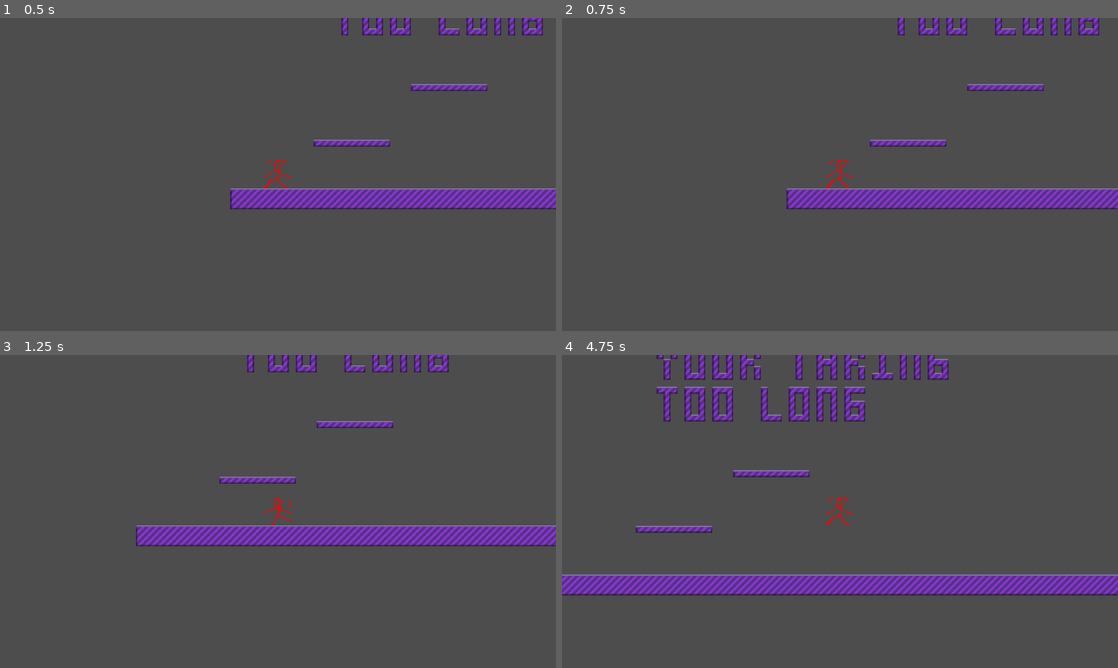
Above: before the commit, frames 1-4 (two rows, left to right).
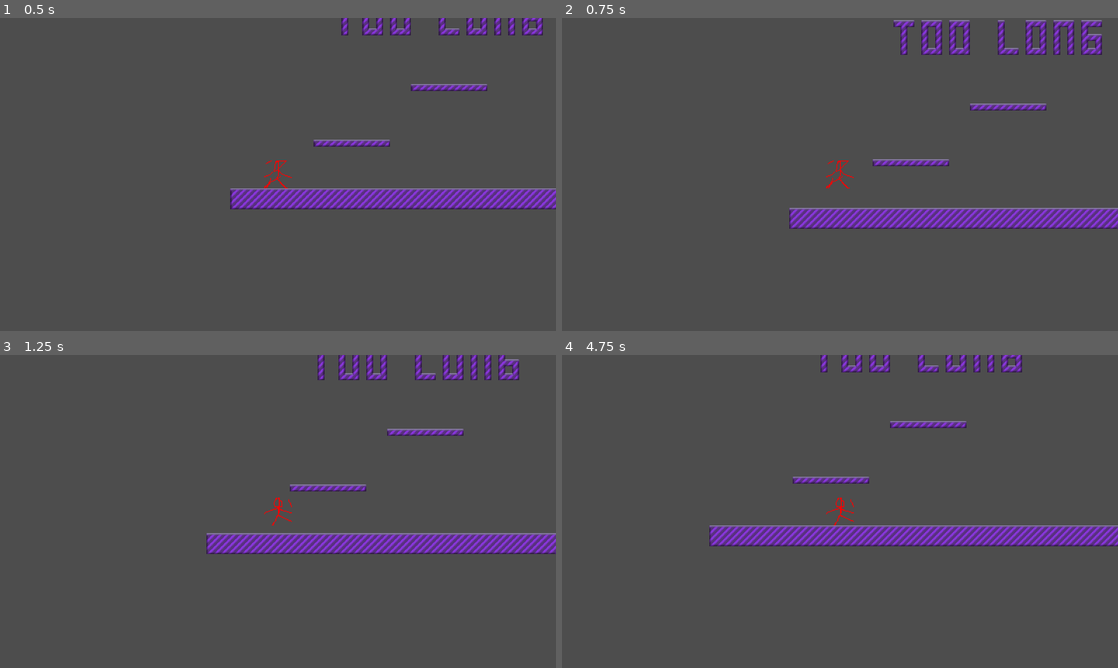
Above: after the commit, the same moments.

Repository: ncssm-mor-NyE9DoBlxs3M/platformer
Game: Godot game, scene res://Test.tscn
The game is run twice, just before and just after one commit, with the same random seed, the same clock (stepped at 60 frames per second) and the same inputs.
Inputs:
- Up to frame 1 (0.5 s): no input
- Up to frame 2 (0.75 s): tap Enter at 0.5 s; hold Right (right) from 0.53 s (still down); hold Z (jump) from 0.53 s (still down)
- Up to frame 3 (1.25 s): keep holding Right (right); keep holding Z (jump)
- Up to frame 4 (4.75 s): release Z (jump) at 1.28 s; tap Z (jump) at 1.35, 1.52, 1.82, 2.85, 3.02, 3.32, 4.35, 4.52 s; release Right (right) at 2.03 s; hold Left (left) 2.03-2.78 s; hold Z (jump) 2.03-2.78 s; hold Right (right) 2.78-4.28 s; hold Z (jump) 3.53-4.28 s; hold Left (left) from 4.28 s (still down)

Frame 1 is identical in both runs. In frame 2, 11% of the frame differs, in the area x 40-100%, y 0-68%; in frame 3, 9.2%; in frame 4, 18%, in the area x 0-100%, y 0-77%.

Commit message:
tweak: un-changed jump mechanics :)

Diff:
--- a/player.gd
+++ b/player.gd
@@ -1,17 +1,19 @@
 extends CharacterBody2D
 
-const speed_cap: float = 1000.
-const accel_rate: float = 500.
-const decel_rate: float = 900.
-@export var air_accel_rate: float = 200.
-@export var air_decel_rate: float = 400.
-const min_jump_strength: float = 0
-const max_jump_strength: float = INF
-const coyote_time: float = .2
-const jump_conversion: float = 1
+@export_group("Movement")
+@export var speed_cap: float = 1000.
+@export var accel_rate: float = 500.
+@export var decel_rate: float = 900.
+@export var air_accel_rate: float = 100.
+@export var air_decel_rate: float = 250.
+@export var min_jump_strength: float = 150
+@export var max_jump_strength: float = 300
+@export var coyote_time: float = .2
+@export var jump_conversion: float = .5
+@export_group("Animation")
+@export var max_run_anim_speed: float = 50.
+
 var current_coyote_time: float
-
-const max_run_anim_speed: float = 50.
 
 func _process(delta) -> void:
 	var input := Input.get_axis("left", "right")
@@ -24,7 +26,7 @@
 		current_coyote_time = max(0, current_coyote_time-delta)
 		velocity.y += get_gravity().y * delta
 	if is_on_floor() or current_coyote_time > 0.:
-		if Input.is_action_just_pressed("jump"):
+		if Input.is_action_pressed("jump"):
 			current_coyote_time = 0
 			var jump_strength = min(jump_conversion*abs(velocity.x), max_jump_strength-min_jump_strength)
 			velocity.y -= jump_strength+min_jump_strength
